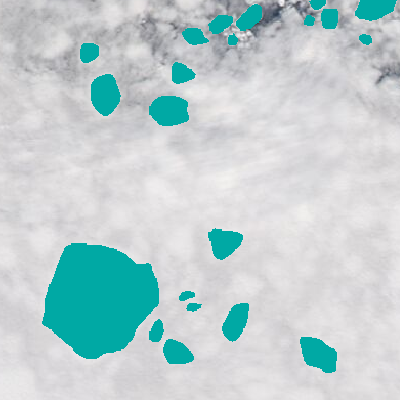
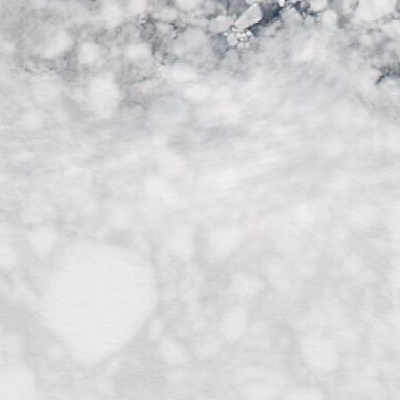
Layer changes from the first w=400, h=400 image to the second:
hid "ice floes" (2nd of 2) over (42, 0, 397, 373)
